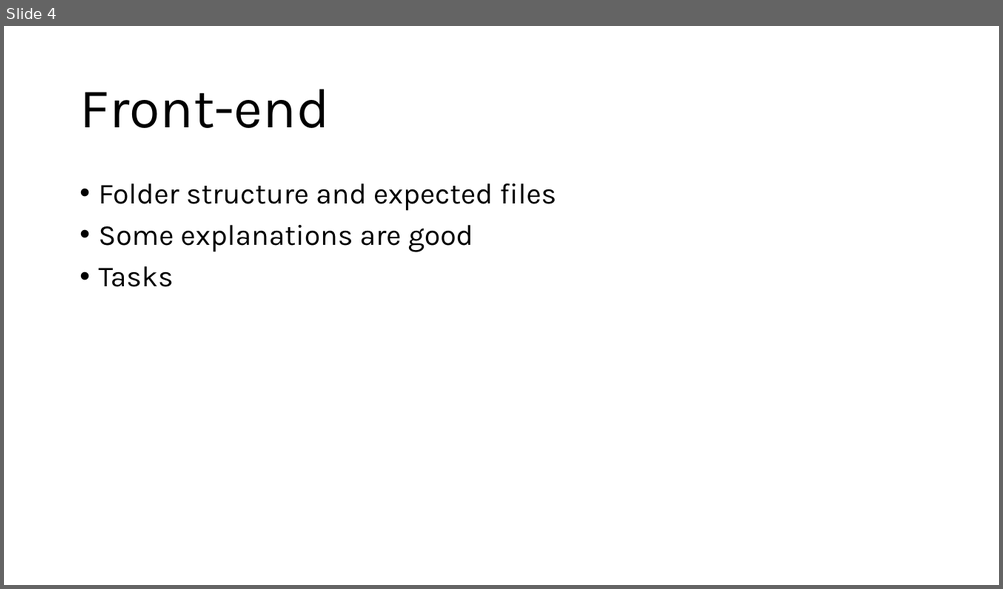
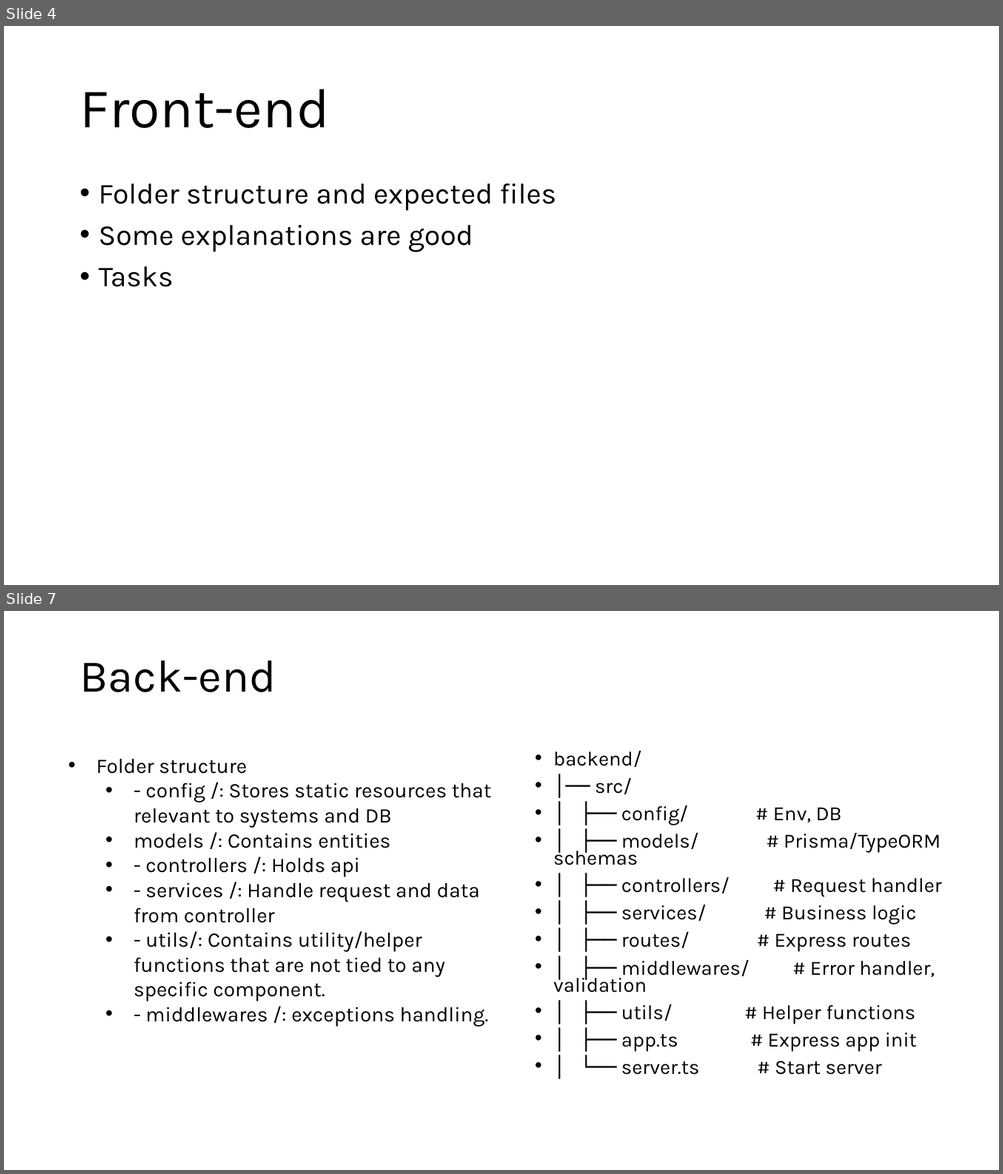
Before and after one commit to daoohoangg/project-practice, a slide deck: golf-24h-project/Golf 24 System Design.pptx. Shown one above the other, each under a label of ours: slide 4 before the commit, slides 4 and 7 after it; the slides between them are not shown. The pictures are 1003x589 and 1003x1174 pixels, drawn with LibreOffice and Linux fonts; fonts in the diff are those of the drawing. Boxes give left, top, right and bottom in pixels: in the first picture for what was removed or moved away, otherwise in the second. Text is boxed around its words. In the diff, an @@ line names an element or a change of style, - is before the commit and + after.

```diff
--- a/golf-24h-project/Golf 24 System Design.pptx
+++ b/golf-24h-project/Golf 24 System Design.pptx
@@ slide 7 added at [4, 611, 999, 1170], background #FFFFFF @@
@@ title added at [79, 661, 276, 692], 44 pt, text #000000 @@
+Back-end
@@ text added at [96, 759, 491, 1027], 20 pt, text #000000 @@
+• Folder structure
+  • - config /: Stores static resources that relevant to systems and DB
+  • models /: Contains entities
+  • - controllers /: Holds api
+  • - services /: Handle request and data from controller
+  • - utils/: Contains utility/helper functions that are not tied to any specific component.
+  • - middlewares /: exceptions handling.
@@ text added at [553, 751, 942, 1075], 19.6 pt, text #000000 @@
+• backend/
+• │── src/
+• │ ├── config/ # Env, DB
+• │ ├── models/ # Prisma/TypeORM schemas
+• │ ├── controllers/ # Request handler
+• │ ├── services/ # Business logic
+• │ ├── routes/ # Express routes
+• │ ├── middlewares/ # Error handler, validation
+• │ ├── utils/ # Helper functions
+• │ ├── app.ts # Express app init
+• │ └── server.ts # Start server
```
Also in this commit, not shown: 1 slide changed, 4 other slides added, 13 other files.
